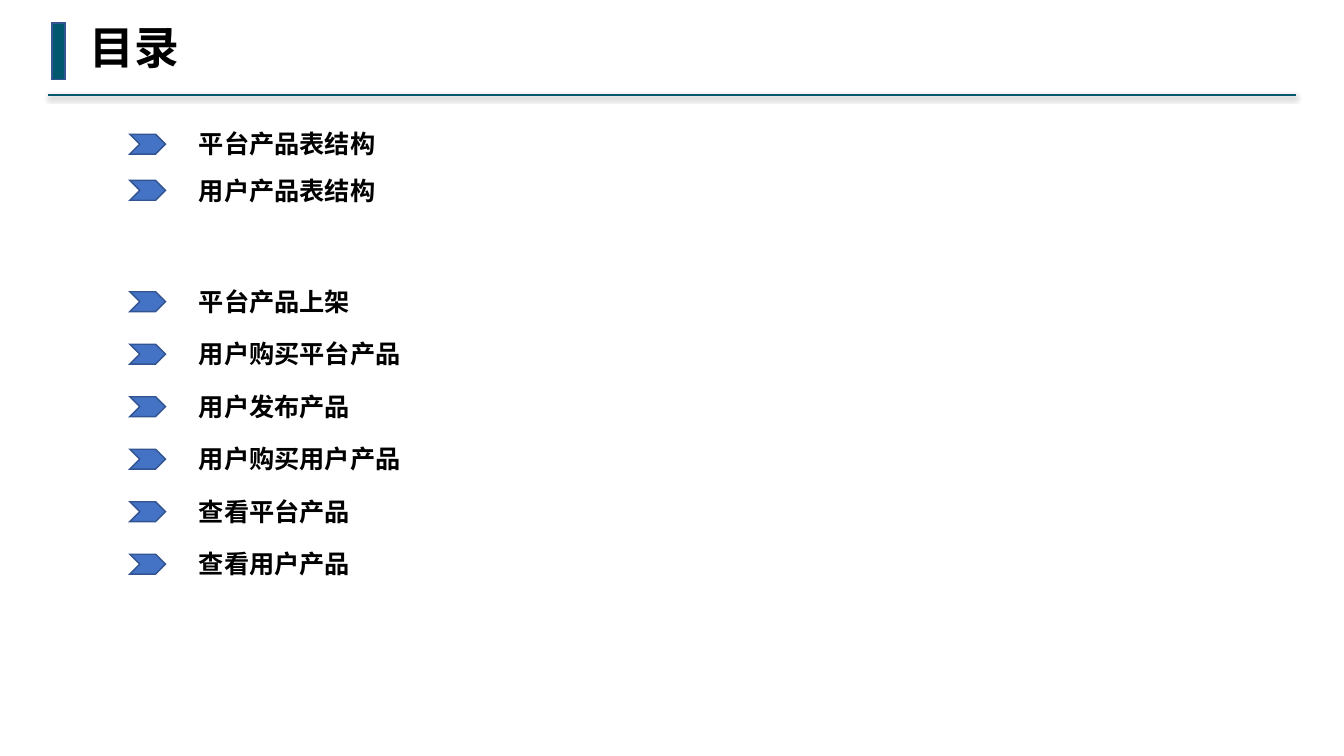
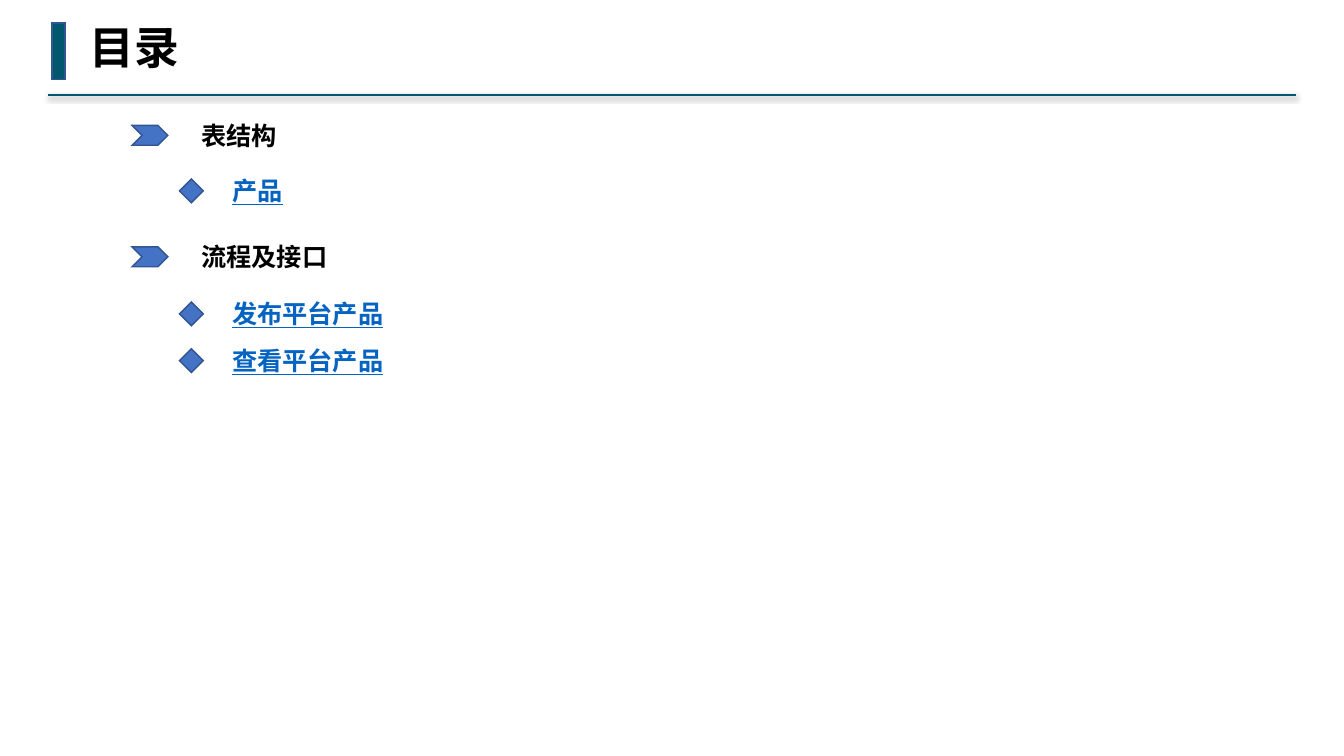
Before and after one commit to buddhachain/buddhaContract, a slide deck: slide 1 of doc/04.平台产品.pptx. Drawn at 1344x756 pixels with LibreOffice and Linux fonts; fonts in the diff are those of the drawing. Boxes give left, top, right and bottom in pixels: in the first picture for what was removed or moved away, otherwise in the second. Text is boxed around its words. In the diff, an @@ line names an element or a change of style, - is before the commit and + after.

Commit message:
设计善举,平台商品,祭奠堂,基金会等逻辑

```diff
--- a/doc/04.平台产品.pptx
+++ b/doc/04.平台产品.pptx
@@ chevron: place and size @@
-chevron at [130,134,165,154]
+chevron at [132,126,167,146]
@@ text at [201,123,277,148]: text changed @@
-平台产品表结构
+表结构
@@ diamond added at [179,179,204,204], fill #4472C4, outline #325491 1 pt @@
@@ text at [232,178,282,205]: text changed; text colour #000000 to #0563C1 @@
-用户产品表结构
+产品
@@ chevron removed at [130,180,165,201] @@
@@ chevron: place and size @@
-chevron at [130,291,165,312]
+chevron at [132,247,167,267]
@@ text added at [201,244,327,269], 18 pt, text #000000, bold @@
+流程及接口
@@ diamond added at [179,302,204,327], fill #4472C4, outline #325491 1 pt @@
@@ text at [232,301,383,328]: text changed; text colour #000000 to #0563C1 @@
-平台产品上架
+发布平台产品
@@ chevron removed at [130,345,165,365] @@
@@ diamond added at [179,349,204,373], fill #4472C4, outline #325491 1 pt @@
@@ text removed at [199,341,401,366] @@
-用户购买平台产品
@@ text "查看平台产品": place and size @@
-text "查看平台产品" at [199,499,350,524]
+text "查看平台产品" at [232,348,383,375]
@@ text "查看平台产品" at [232,348,383,375]: text colour #000000 to #0563C1, underline on @@
@@ chevron removed at [130,397,165,417] @@
@@ text removed at [199,394,350,419] @@
-用户发布产品
@@ text removed at [199,446,401,471] @@
-用户购买用户产品
@@ chevron removed at [130,450,165,470] @@
@@ chevron removed at [130,502,165,522] @@
@@ chevron removed at [130,555,165,575] @@
@@ text removed at [199,551,350,576] @@
-查看用户产品
```
Also in this commit, not shown: 3 other slides changed, 5 slides removed, 4 other files.
